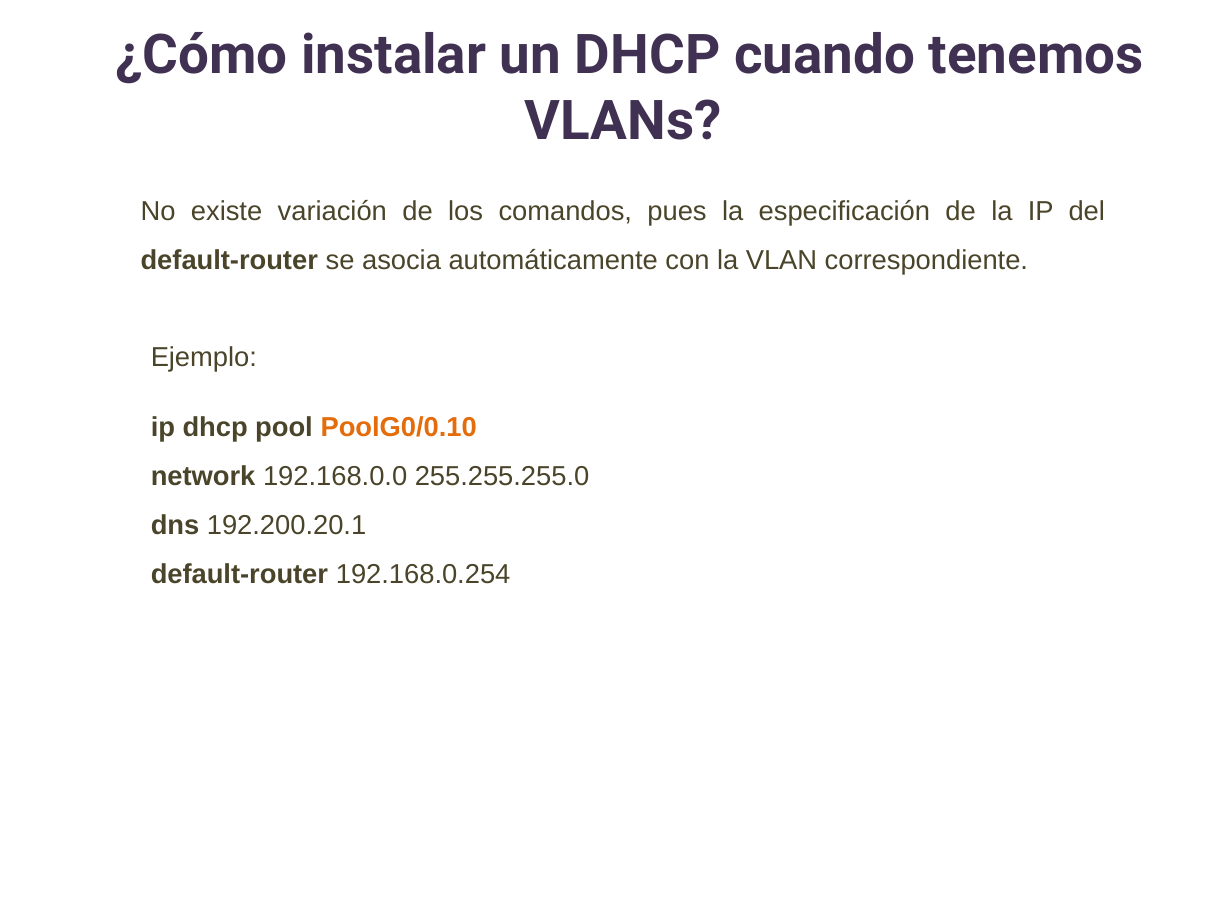
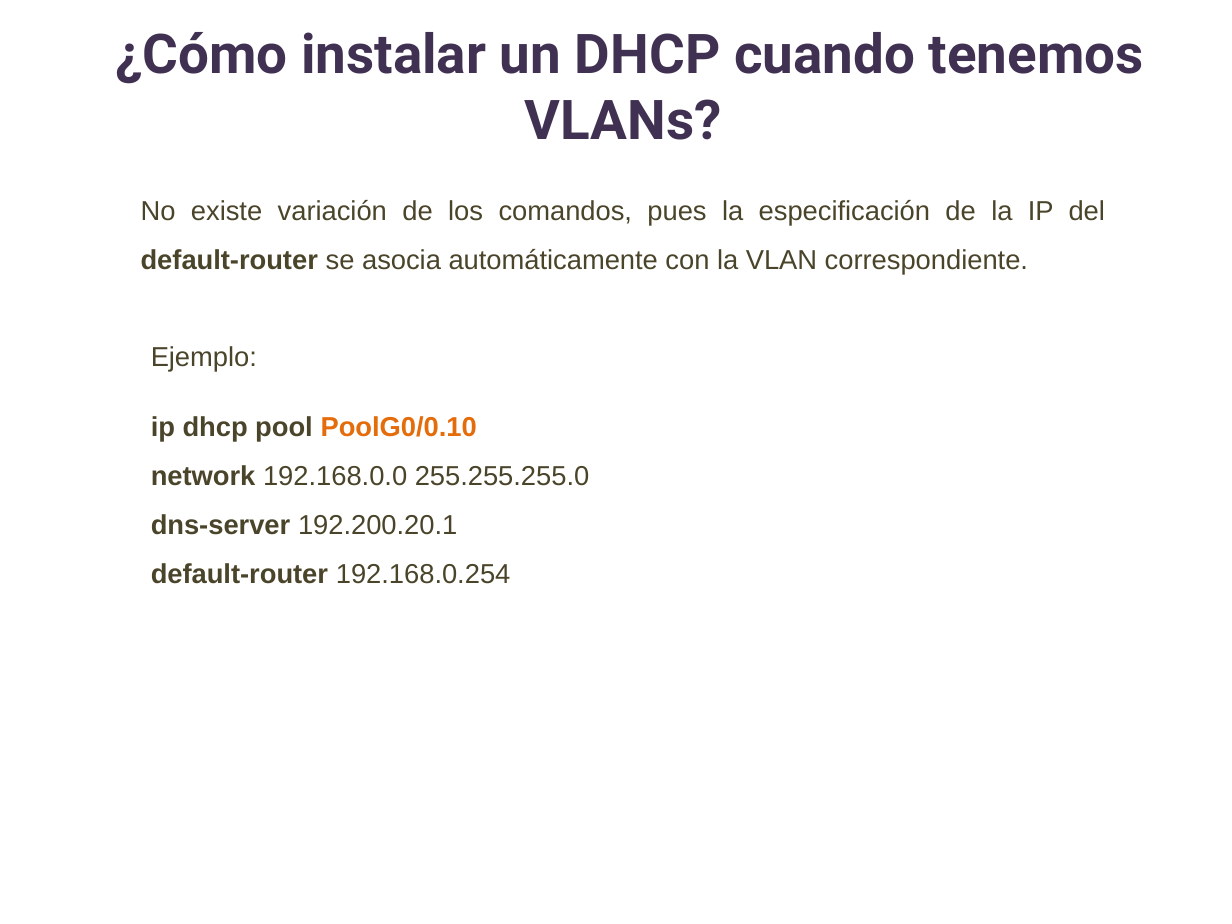
Before and after one commit to lizetheP/WAN, a slide deck: slide 6 of Calendario/Presentaciones/5_1_DHCP.pptx. Drawn at 1232x924 pixels with LibreOffice and Linux fonts; fonts in the diff are those of the drawing. Boxes give left, top, right and bottom in pixels: in the first picture for what was removed or moved away, otherwise in the second. Text is boxed around its words. In the diff, an @@ line names an element or a change of style, - is before the commit and + after.

```diff
--- a/Calendario/Presentaciones/5_1_DHCP.pptx
+++ b/Calendario/Presentaciones/5_1_DHCP.pptx
@@ text at [151, 514, 457, 535]: text changed @@
-  dns 192.200.20.1
+  dns-server 192.200.20.1
```
Also in this commit, not shown: 1 other file.
